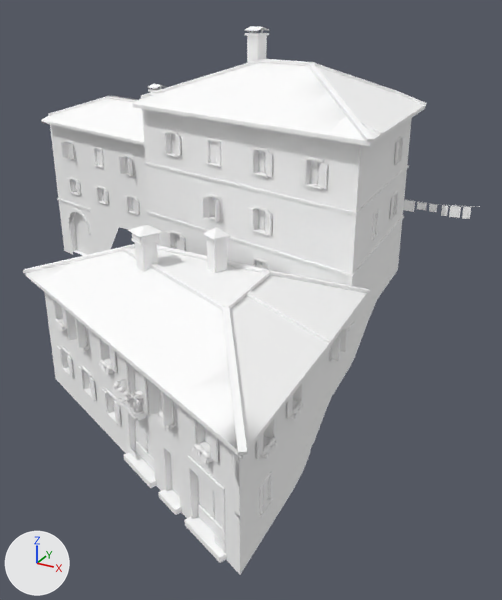
An edit to the glTF model games/yorimichi/assets/belmonte/meshes/SM_BM_BT_blk_38.glb, drawn before and after from the same camera.
Rendered twice from a 50 mm camera at (26.0, -33.3, 20.0) aimed at (7.5, 0.2, 3.2). Arrows for +X, +Y and +Z are at lower left; the lights stay in place. The older version comes first. Vertices at exactly the same position are counted once.

The first picture shows 'SM_BM_BT_blk_38'.
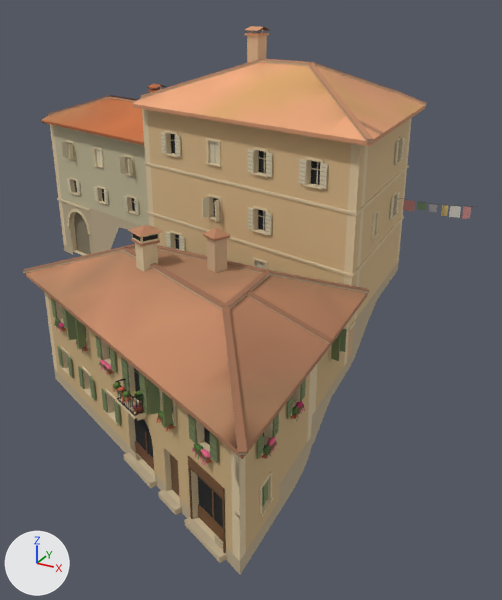
Changed parts and their boxes (x1, y1, x2, y2) in the pictures (502 x 600 px):
part 1 of me_sm_bt_blk_38, recoloured (white to beige): (23, 26, 475, 574) in both

The change, as a diff of the scene's bpy script:
```diff
--- a/games/yorimichi/assets/belmonte/meshes/SM_BM_BT_blk_38.glb.py
+++ b/games/yorimichi/assets/belmonte/meshes/SM_BM_BT_blk_38.glb.py
@@ me_sm_bt_blk_38 @@
 me_sm_bt_blk_38.from_pydata(...)  # 12093 vertices, 13983 faces; spans x -16.1..19.0, y -17.0..16.4, z -0.5..18.3
 # used by ob_sm_bm_bt_blk_38; location = (0.0, 0.0, 0.0)
+# me_sm_bt_blk_38 part 1: 13983 faces centred in x -16.1..19.0, y -16.9..16.2, z -0.4..18.2 are repainted in the vertex colours; the middle colour goes from white #ffffff to beige #d3b88f
 me_sm_bt_blk_38.materials.append(mat_bm_000_m_stone_037)
```
